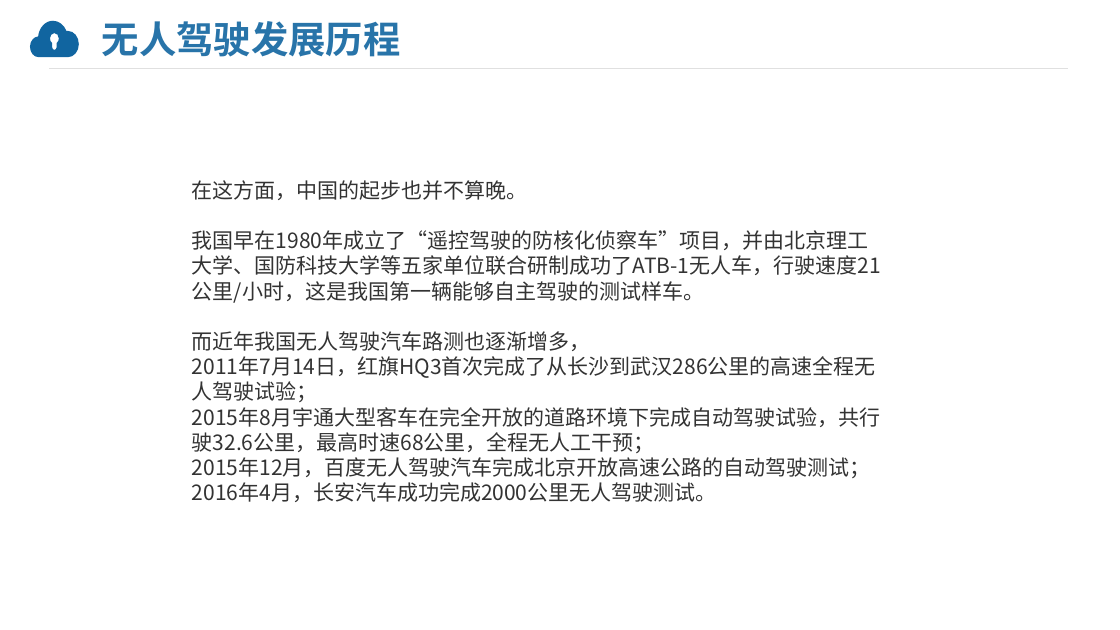
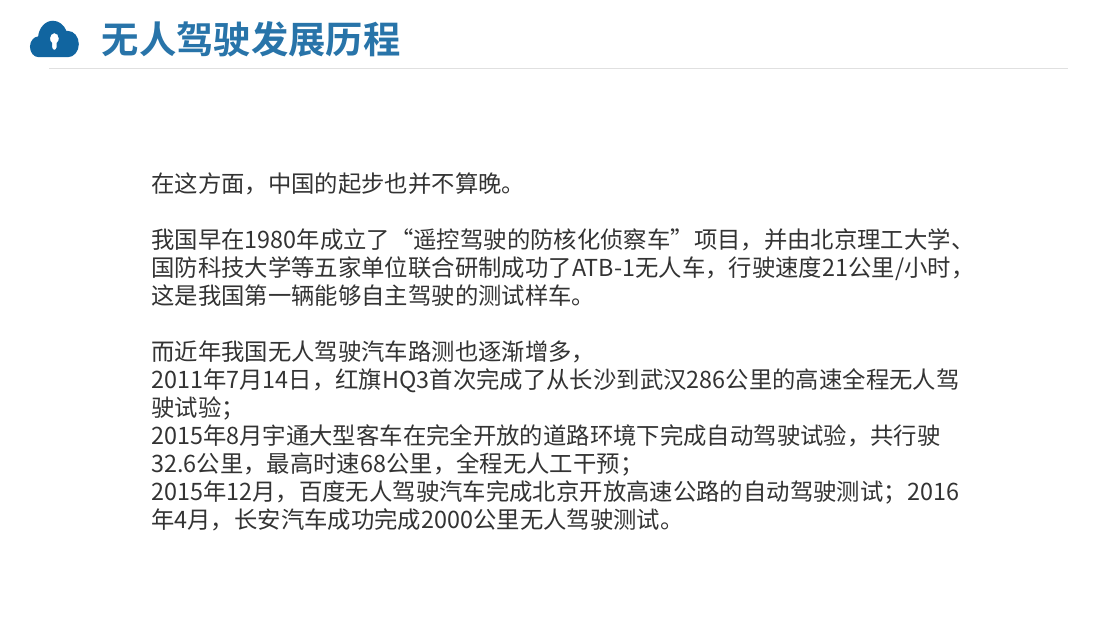
Before and after one commit to nijisakai/learn-ai, a slide deck: slide 5 of 课程/第5章 无人驾驶小车老白/第1节 环境准备：更加专业的视觉系统/第1节-教学PPT.pptx. Drawn at 1120x630 pixels with LibreOffice and Linux fonts; fonts in the diff are those of the drawing; background and template pictures are left out. Boxes give left, top, right and bottom in pixels: in the first picture for what was removed or moved away, otherwise in the second. Text is boxed around its words. In the diff, an @@ line names an element or a change of style, - is before the commit and + after.

```diff
--- a/课程/第5章 无人驾驶小车老白/第1节 环境准备：更加专业的视觉系统/第1节-教学PPT.pptx
+++ b/课程/第5章 无人驾驶小车老白/第1节 环境准备：更加专业的视觉系统/第1节-教学PPT.pptx
@@ text "在这方面，中国的起步也并不算晚。": place and size @@
-text "在这方面，中国的起步也并不算晚。" at (192, 180, 881, 502)
+text "在这方面，中国的起步也并不算晚。" at (151, 172, 974, 530)
@@ text "在这方面，中国的起步也并不算晚。" at (151, 172, 974, 530): size 18 to 20 pt @@
```
Also in this commit, not shown: 2 other slides changed, 1 slide added, 6 other files.
